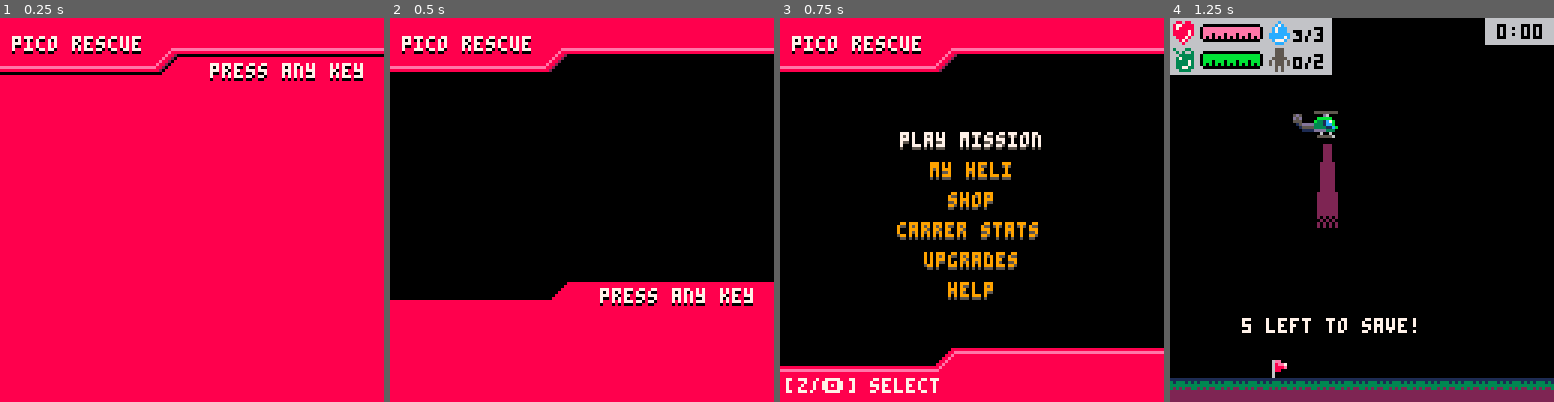
Above: before the commit, frames 1-4 (left to right).
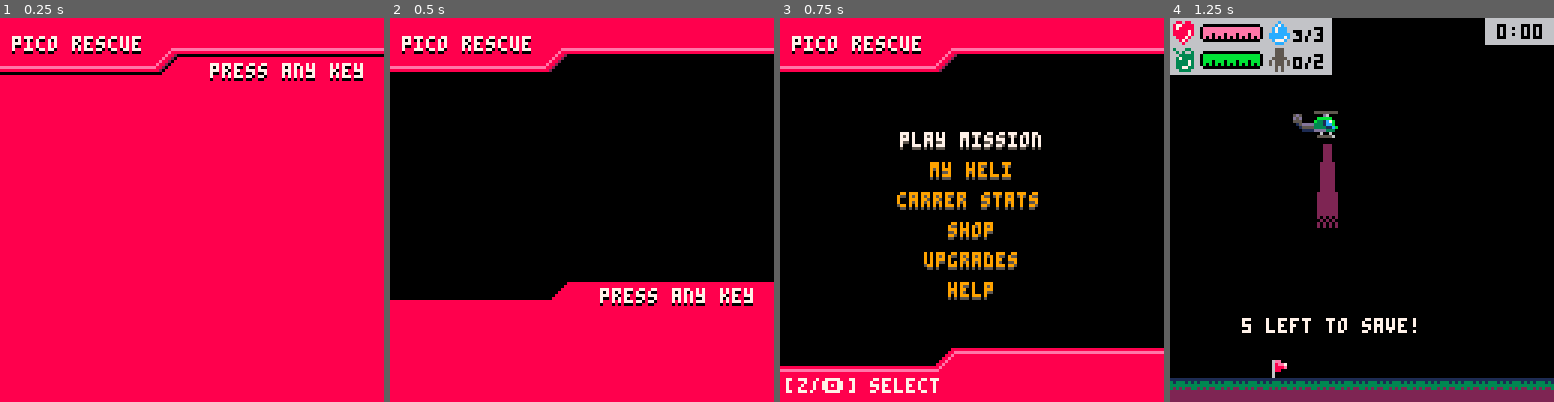
Above: after the commit, the same moments.

Repository: NinetiesPaul/PicoRescue
Game: PICO-8 cartridge picorescue.p8
The game is run twice, just before and just after one commit, with the same random seed, the same clock (stepped at 60 frames per second) and the same inputs.
Inputs:
- Up to frame 1 (0.25 s): no input
- Up to frame 2 (0.5 s): tap X (X key) at 0.33 s
- Up to frame 3 (0.75 s): tap X (X key) at 0.7 s
- Up to frame 4 (1.25 s): tap O (Z key) at 1.07 s

Frames 1-2 are identical in both runs. In frame 3, 2.1% of the frame differs, in the area x 30-68%, y 45-58%; in frame 4, nothing differs.

Commit message:
smoke damage rebalancing; changed main option order

Diff:
--- a/picorescue.p8
+++ b/picorescue.p8
@@ -48,7 +48,7 @@
 		rx2 = 0,
 		ry2 = 0,
 		finance = 75,
-		ladder_climb_spd = 5, -- 0.20, -- 0.3 -- 0.5
+		ladder_climb_spd = 0.5, -- 0.20, -- 0.3 -- 0.5
 		spotlight_px1 = player_strt_x + 3,
 		spotlight_py1 = player_strt_y + 10,
 		spotlight_px2 = player_strt_x + 7,
@@ -265,10 +265,10 @@
 		print("play mission", 40, 38, (mm_option == 1) and 7 or 9)
 		print("my heli", 50, 49, 5)
 		print("my heli", 50, 48, (mm_option == 2) and 7 or 9)
-		print("shop", 56, 59, 5)
-		print("shop", 56, 58, (mm_option == 3) and 7 or 9)
-		print("carrer stats", 39, 69, 5)
-		print("carrer stats", 39, 68, (mm_option == 4) and 7 or 9)
+		print("carrer stats", 39, 59, 5)
+		print("carrer stats", 39, 58, (mm_option == 3) and 7 or 9)
+		print("shop", 56, 69, 5)
+		print("shop", 56, 68, (mm_option == 4) and 7 or 9)
 		print("upgrades", 48, 79, 5)
 		print("upgrades", 48, 78, (mm_option == 5) and 7 or 9)
 		print("help", 56, 89, 5)
@@ -327,7 +327,7 @@
 		print("$" .. player.finance, 39, 26, 11)
 
 		print("health $35", 15, 48, 7)
-		print("fuel $45", 15, 58, 7)
+		print("fuel $25", 15, 58, 7)
 
 		spr(018, 5, 37 + shop_option * 10, 1, 1, true)
 
@@ -692,9 +692,9 @@
 					if (btnp(4)) low_fuel_prompt_confirm = true
 				end
 			end
-			if (mm_option == 4) curr_screen = 7
 			if (mm_option == 2) curr_screen = 8
-			if (mm_option == 3) curr_screen = 10 block_btns = true
+			if (mm_option == 3) curr_screen = 7
+			if (mm_option == 4) curr_screen = 10 block_btns = true
 			if (mm_option == 5) curr_screen = 12 block_btns = true
 			if (mm_option == 6) curr_screen = 13
 		end
@@ -728,8 +728,8 @@
 			end
 			if shop_option == 2 and player.rotor_fuel < player.max_rotor_fuel and player.finance >= 45 then
 				player.rotor_fuel = flr(player.rotor_fuel) + 1
-				player.finance -= 45
-				notification("-$45")
+				player.finance -= 25
+				notification("-$25")
 				if (player.rotor_fuel > player.max_rotor_fuel) player.rotor_fuel = player.max_rotor_fuel
 			end
 		end
@@ -1509,7 +1509,7 @@
 		smoke.x = fire.x + rnd({ -2, -1, 1, 2 })
 		smoke.y = fire.y
 		smoke.spr = 049
-		smoke.damage = 0.0175
+		smoke.damage = 0.03
 		add(smoke_pcs, smoke)
 	end
 
@@ -1570,8 +1570,8 @@
 		if (mission_wind_d == "right") smoke.x += mission_wind_v
 	end
 
-	if (smoke.y < 70) smoke.spr = 050 smoke.damage = 0.0050
-	if (smoke.y < 56) smoke.spr = 051 smoke.damage = 0.025
+	if (smoke.y < 70) smoke.spr = 050 smoke.damage = 0.02
+	if (smoke.y < 56) smoke.spr = 051 smoke.damage = 0.01
 
 	if (player.mvn_dir == "left") smoke.x += player.speed_x
 	if (player.mvn_dir == "right") smoke.x -= player.speed_x
